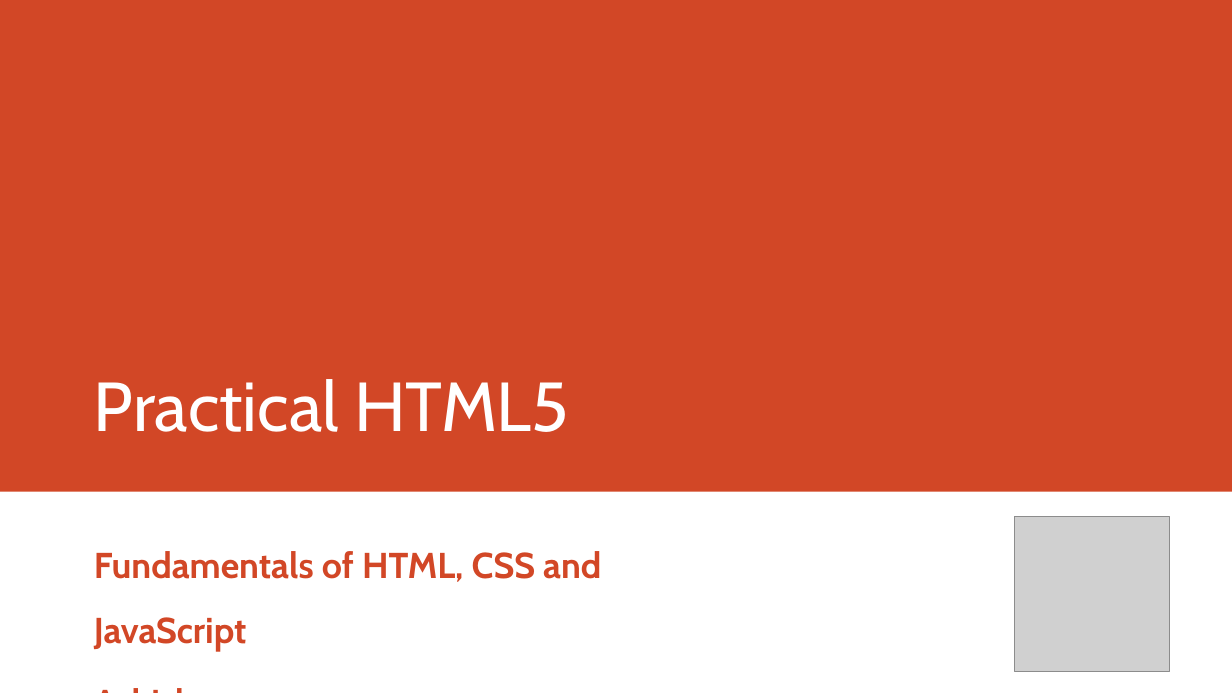
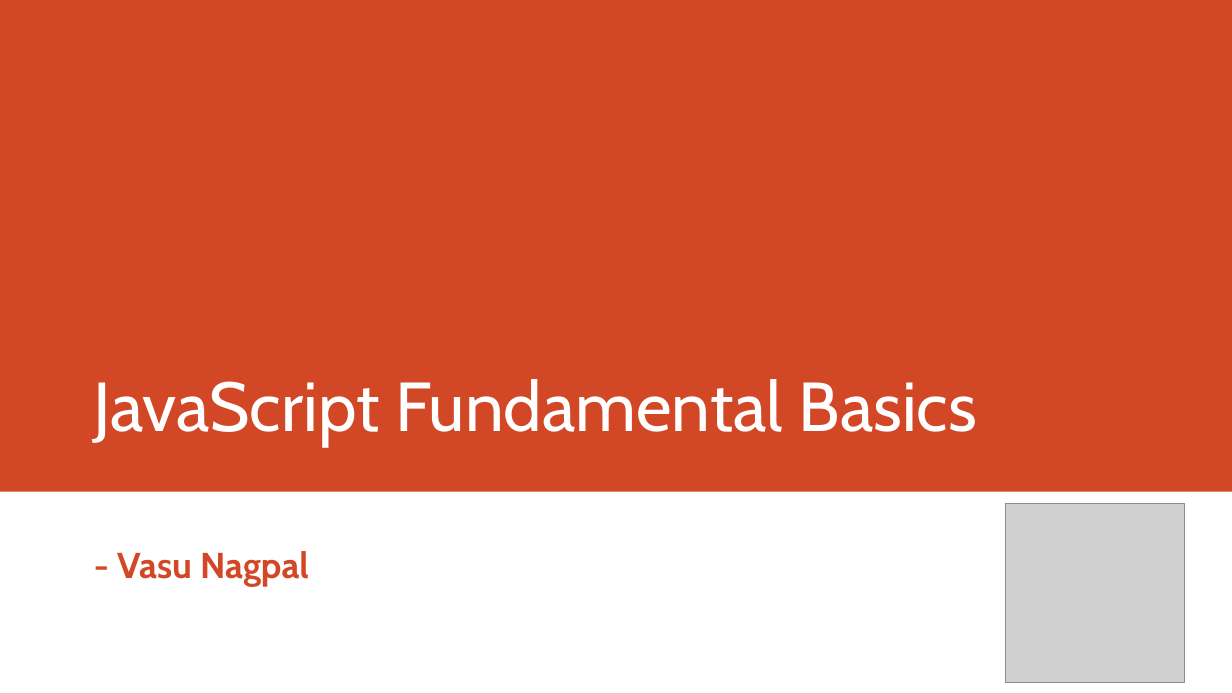
Before and after one commit to Vasu1990/JavaScript-Basics, a slide deck: slide 1 of Js In Nutshell.pptx. Drawn at 1232x693 pixels with LibreOffice and Linux fonts; fonts in the diff are those of the drawing; grey boxes stand for pictures. Boxes give left, top, right and bottom in pixels: in the first picture for what was removed or moved away, otherwise in the second. Text is boxed around its words. In the diff, an @@ line names an element or a change of style, - is before the commit and + after.

```diff
--- a/Js In Nutshell.pptx
+++ b/Js In Nutshell.pptx
@@ title at [94, 379, 977, 446]: text changed @@
-Practical HTML5
+JavaScript Fundamental Basics
@@ picture: place and size @@
-picture at [1015, 517, 1169, 671]
+picture at [1006, 504, 1185, 683]
@@ subtitle at [117, 551, 309, 587]: text changed @@
-Fundamentals of HTML, CSS and JavaScript
-Ashish
+- Vasu Nagpal
```
Also in this commit, not shown: 2 other slides changed, 2 other files.
